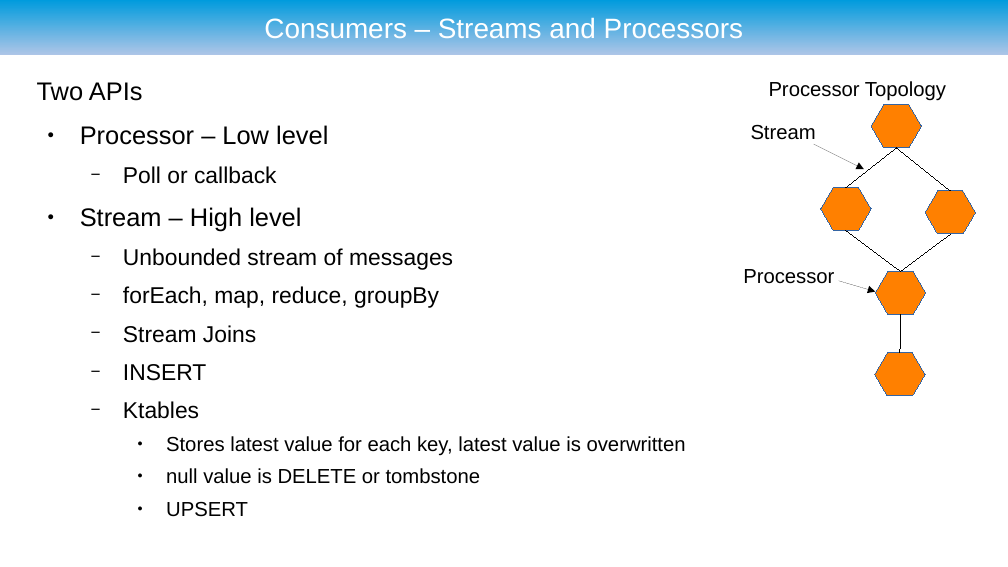
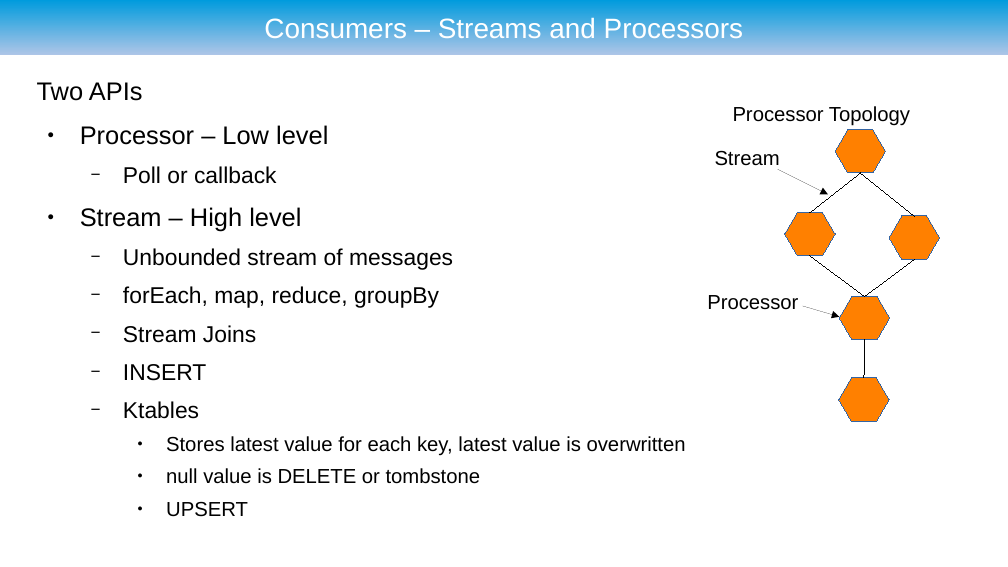
Before and after one commit to ryzlab/kafka-kompetensdag, a slide deck: slide 19 of doc/presentation-umejug.odp. Drawn at 1008x567 pixels with LibreOffice and Linux fonts; fonts in the diff are those of the drawing; background and template pictures are left out. Boxes give left, top, right and bottom in pixels: in the first picture for what was removed or moved away, otherwise in the second. Text is boxed around its words. In the diff, an @@ line names an element or a change of style, - is before the commit and + after.

```diff
--- a/doc/presentation-umejug.odp
+++ b/doc/presentation-umejug.odp
@@ 5 hexagons, 3 texts, 3 lines, 2 arrows: place and size @@
-5 hexagons, 3 texts, 3 lines, 2 arrows at bbox=[743, 81, 976, 396]
+5 hexagons, 3 texts, 3 lines, 2 arrows at bbox=[707, 106, 939, 421]
@@ line moved from (896, 147) - (950, 191) to (861, 173) - (810, 212) @@
@@ line moved from (896, 147) - (846, 188) to (861, 173) - (915, 216) @@
```
Also in this commit, not shown: 6 other slides changed, 1 slide added, 2 other files.
